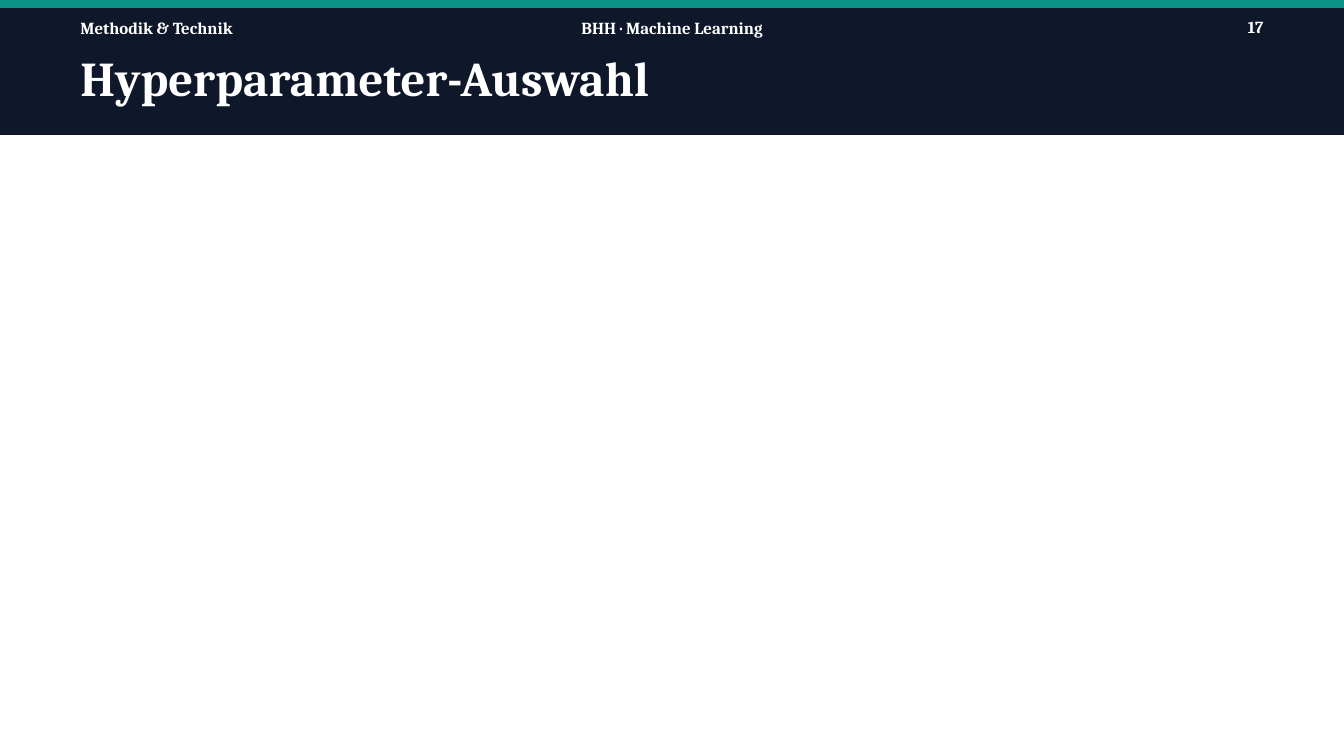
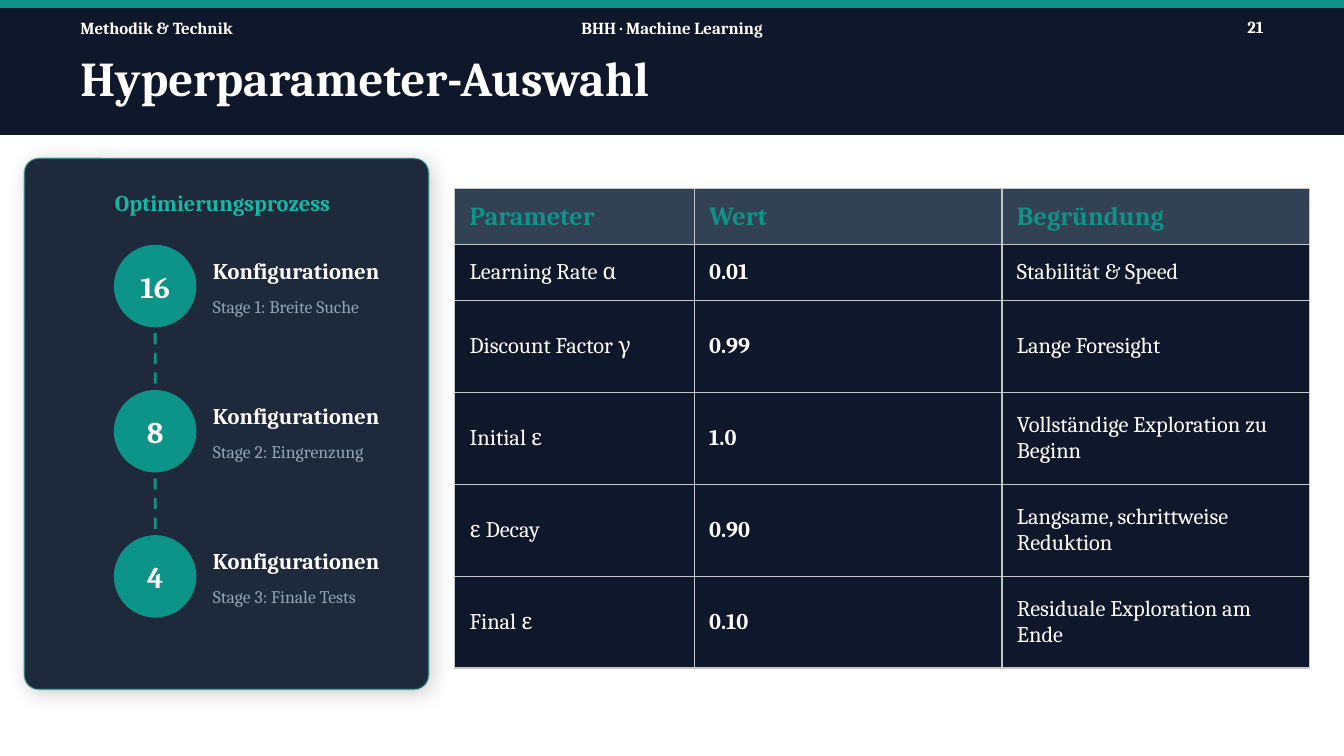
Before and after one commit to Tom-N-M/ml-blackjack, a slide deck: slide 21 of Präsi/PP_v2.pptx (slide 17 before the commit). Drawn at 1344x756 pixels with LibreOffice and Linux fonts; fonts in the diff are those of the drawing. Boxes give left, top, right and bottom in pixels: in the first picture for what was removed or moved away, otherwise in the second. Text is boxed around its words. In the diff, an @@ line names an element or a change of style, - is before the commit and + after.

```diff
--- a/Präsi/PP_v2.pptx
+++ b/Präsi/PP_v2.pptx
@@ page number at (1247,21,1263,33): text changed @@
-17
+21
@@ rounded rectangle added at (24,159,429,689), fill #1E293B, outline #0D9488 1 pt @@
@@ text added at (115,195,330,216), 12 pt, text #14B8A6, bold @@
+Optimierungsprozess
@@ table added at (454,188,1309,668), 6 rows, 3 columns @@
+Parameter | Wert | Begründung
+Learning Rate α | 0.01 | Stabilität & Speed
+Discount Factor γ | 0.99 | Lange Foresight
+Initial ε | 1.0 | Vollständige Exploration zu Beginn
+ε Decay | 0.90 | Langsame, schrittweise Reduktion
+Final ε | 0.10 | Residuale Exploration am Ende
@@ ellipse added at (114,246,195,327), fill #0D9488, outline #0D9488 1 pt @@
@@ text added at (213,263,379,284), 12 pt, text #FFFFFF, bold @@
+Konfigurationen
@@ text added at (140,278,170,299), 16 pt, text #FFFFFF, bold @@
+16
@@ text added at (213,301,359,317), 9.5 pt, text #94A3B8 @@
+Stage 1: Breite Suche
@@ line added from (155, 333) to (155, 387), #0D9488 1.5 pt dashed @@
@@ ellipse added at (114,391,195,472), fill #0D9488, outline #0D9488 1 pt @@
@@ text added at (213,408,379,429), 12 pt, text #FFFFFF, bold @@
+Konfigurationen
@@ text added at (147,422,164,444), 16 pt, text #FFFFFF, bold @@
+8
@@ text added at (213,446,363,462), 9.5 pt, text #94A3B8 @@
+Stage 2: Eingrenzung
@@ line added from (155, 478) to (155, 532), #0D9488 1.5 pt dashed @@
@@ ellipse added at (114,536,195,617), fill #0D9488, outline #0D9488 1 pt @@
@@ text added at (147,567,164,588), 16 pt, text #FFFFFF, bold @@
+4
@@ text added at (213,553,379,574), 12 pt, text #FFFFFF, bold @@
+Konfigurationen
@@ text added at (213,591,356,607), 9.5 pt, text #94A3B8 @@
+Stage 3: Finale Tests
```
Also in this commit, not shown: 5 other slides changed, 4 slides added.
